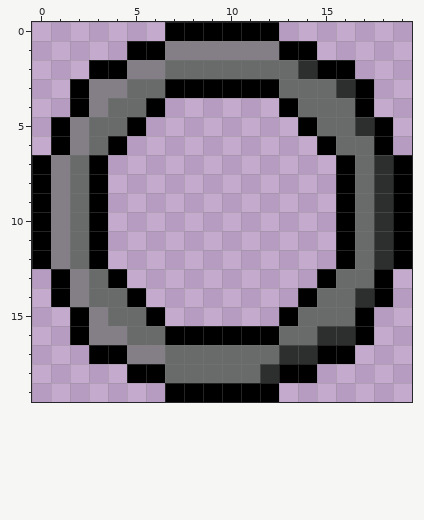
Two states of a pixel-art sprite, assets/sword1.png. Above: the version before the commit.
The file is 20x20 pixels.
After:
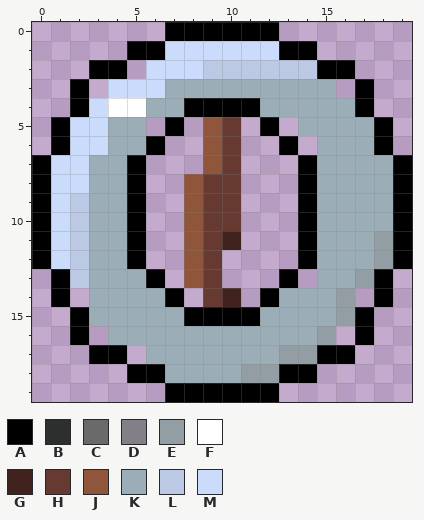
Palette (. is transparent): A #000000  B #2d2e2e  C #696a6a  D #847e87  E #939ea4  F #ffffff  G #40231e  H #663931  J #8f563b  K #9badb7  L #bcc9e4  M #cbdbfc
Edits made:
Changed rows in their new state; - is an unchanged pixel.
first column x 1:
 1 ------MMMMMM------
 2 ----.MMMLLLLLL----
 3 --.MMMKKKKKKKKK.--
 4 --MFFKKAAAAKKKKK--
 5 -MMKK-A-JH-A-KKKK-
 6 -MMKKA--JH--A-KKK-
 7 MMKKA---JH---AKKKK
 8 MMKKA--JHH---AKKKK
 9 MLKKA--JHH---AKKKK
10 MLKKA--JHH---AKKKK
11 MLKKA--JHG---AKKKE
12 MLKKA--JH----AKKKE
13 -LKKKA-JH---A-KKE-
14 -.KKKKA-HG-AKKKE.-
15 --KKKKKAAAAKKKKE--
16 --.KKKKKKKKKKKE.--
17 ----.KKKKKKKEE----
18 ------KKKKEE------
